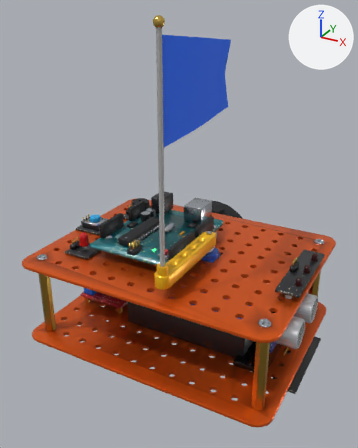
An edit to the glTF model public/robot3d/robot-kit.glb, drawn before and after from the same camera.
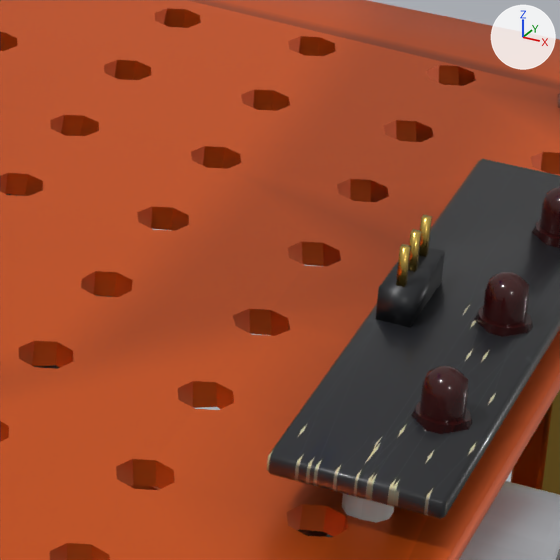
Old and new are each drawn whole from a 50 mm camera at (0.122, -0.229, 0.195) aimed at (-0.005, 0.002, 0.08) and again close up on the part from 67% to 88% of the width and 51% to 68% of the height. Every picture has the same lights, and +X, +Y and +Z are marked at upper right. The first two pictures are the older version. Where no turn or scale is listed for an object, it has been applied to the vertices. Vertices at exactly the same position are counted once.

In view in the first close-up: 'chassis_plate_upper', 'chassis_standoffs', 'line_led_0', 'line_led_1', 'line_led_2', 'line_leds_static', 'ultrasonic_static' and 2 more.
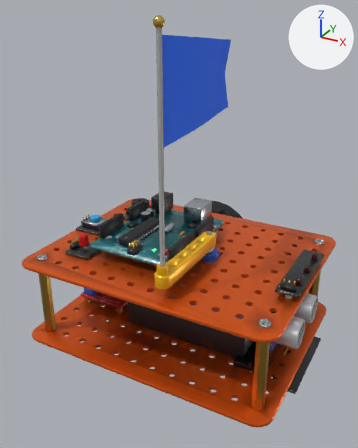
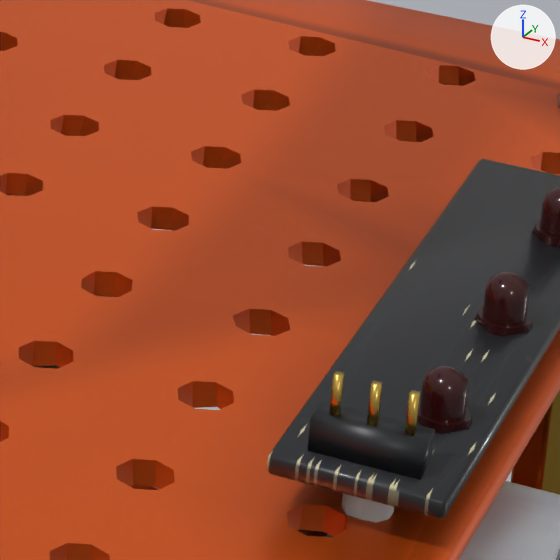
What the commit changed:
me_line_leds_static has 96 vertices, 164 faces and spans x -0.006..0.006, y -0.025..0.025, z -0.0039..0.0063.
me_line_leds_static is used by ob_line_leds_static; location (0.0685, 0.0, 0.0688).
me_line_leds_static part 1: the loose piece of 8 vertices spanning x -0.0052..-0.0028, y -0.0038..0.0038, z 0.0008..0.0033 is scaled about its middle by (3.04, 0.329, 1), then moved by (0.004, -0.022, 0.0).
me_line_leds_static part 2: the loose piece of 8 vertices spanning x -0.0043..-0.0037, y -0.0028..-0.0022, z 0.0023..0.0063 is moved by (0.0015, -0.0195, 0.0).
me_line_leds_static part 3: the loose piece of 8 vertices spanning x -0.0043..-0.0037, y -0.0003..0.0003, z 0.0023..0.0063 is moved by (0.004, -0.022, 0.0).
me_line_leds_static part 4: the loose piece of 8 vertices spanning x -0.0043..-0.0037, y 0.0022..0.0028, z 0.0023..0.0063 is moved by (0.0065, -0.0245, 0.0).

Pixel boxes (x1, y1, x2, y2) of what changed, in the close-ups (560 x 560 px; the box of a moved part takes in the faces that stretch with it):
part 1 of me_line_leds_static, moved or reshaped: before (376, 248, 445, 327); after (307, 401, 435, 480)
part 2 of me_line_leds_static, moved or reshaped: before (396, 244, 411, 287); after (329, 371, 345, 417)
part 3 of me_line_leds_static, moved or reshaped: before (408, 229, 421, 272); after (367, 380, 383, 427)
part 4 of me_line_leds_static, moved or reshaped: before (419, 215, 432, 257); after (405, 390, 421, 436)
